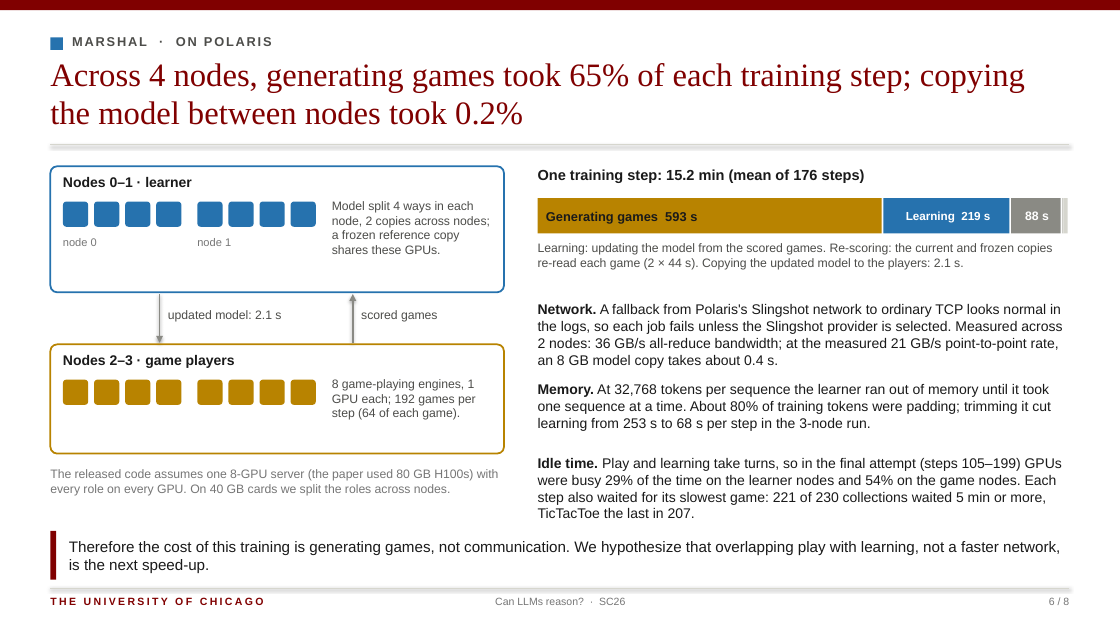
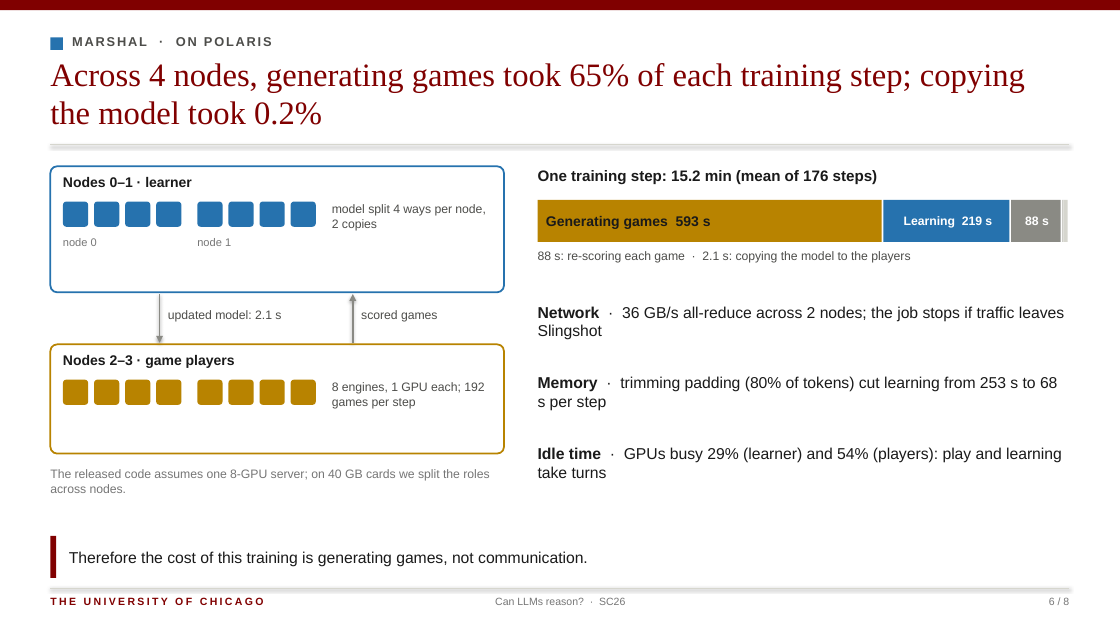
Before and after one commit to rmehta1987/decrypto, a slide deck: slide 6 of slides/can_llms_reason_sc26.pptx. Drawn at 1120x630 pixels with LibreOffice and Linux fonts; fonts in the diff are those of the drawing. Boxes give left, top, right and bottom in pixels: in the first picture for what was removed or moved away, otherwise in the second. Text is boxed around its words. In the diff, an @@ line names an element or a change of style, - is before the commit and + after.

```diff
--- a/slides/can_llms_reason_sc26.pptx
+++ b/slides/can_llms_reason_sc26.pptx
@@ text at (50, 63, 1025, 125): text changed @@
-Across 4 nodes, generating games took 65% of each training step; copying the model between nodes took 0.2%
+Across 4 nodes, generating games took 65% of each training step; copying the model took 0.2%
@@ text "One training step: 15.2 min ..." at (538, 170, 878, 184): size 12.5 to 13 pt @@
@@ text at (332, 204, 485, 231): text changed @@
-Model split 4 ways in each node, 2 copies across nodes; a frozen reference copy shares these GPUs.
+model split 4 ways per node, 2 copies
@@ rectangle: place and size @@
-rectangle at (538, 198, 882, 234)
+rectangle at (538, 200, 882, 242)
@@ text "Generating games 593 s" at (546, 216, 711, 229): size 11 to 12 pt @@
@@ rectangle: place and size @@
-rectangle at (884, 198, 1010, 234)
+rectangle at (884, 200, 1010, 242)
@@ text "Learning 219 s" at (904, 216, 992, 228): size 10 to 10.5 pt @@
@@ rectangle: place and size @@
-rectangle at (1012, 198, 1061, 234)
+rectangle at (1012, 200, 1061, 242)
@@ text "88 s": place and size @@
-text "88 s" at (1025, 211, 1049, 220)
+text "88 s" at (1025, 216, 1049, 225)
@@ rectangle: place and size @@
-rectangle at (1063, 198, 1064, 234)
+rectangle at (1063, 200, 1064, 242)
@@ rectangle: place and size @@
-rectangle at (1064, 198, 1068, 234)
+rectangle at (1064, 200, 1068, 242)
@@ text at (538, 251, 910, 263): text changed @@
-Learning: updating the model from the scored games. Re-scoring: the current and frozen copies re-read each game (2 × 44 s). Copying the updated model to the players: 2.1 s.
+88 s: re-scoring each game · 2.1 s: copying the model to the players
@@ text at (538, 306, 1064, 340): text changed; size 12 to 13.5 pt @@
-Network. A fallback from Polaris's Slingshot network to ordinary TCP looks normal in the logs, so each job fails unless the Slingshot provider is selected. Measured across 2 nodes: 36 GB/s all-reduce bandwidth; at the measured 21 GB/s point-to-point rate, an 8 GB model copy takes about 0.4 s.
+Network · 36 GB/s all-reduce across 2 nodes; the job stops if traffic leaves Slingshot
@@ text at (332, 382, 484, 409): text changed @@
-8 game-playing engines, 1 GPU each; 192 games per step (64 of each game).
+8 engines, 1 GPU each; 192 games per step
@@ text at (538, 376, 1057, 411): text changed; size 12 to 13.5 pt @@
-Memory. At 32,768 tokens per sequence the learner ran out of memory until it took one sequence at a time. About 80% of training tokens were padding; trimming it cut learning from 253 s to 68 s per step in the 3-node run.
+Memory · trimming padding (80% of tokens) cut learning from 253 s to 68 s per step
@@ text at (538, 447, 1062, 478): text changed; size 12 to 13.5 pt @@
-Idle time. Play and learning take turns, so in the final attempt (steps 105–199) GPUs were busy 29% of the time on the learner nodes and 54% on the game nodes. Each step also waited for its slowest game: 221 of 230 collections waited 5 min or more, TicTacToe the last in 207.
+Idle time · GPUs busy 29% (learner) and 54% (players): play and learning take turns
@@ text at (50, 469, 489, 493): text changed @@
-The released code assumes one 8-GPU server (the paper used 80 GB H100s) with every role on every GPU. On 40 GB cards we split the roles across nodes.
+The released code assumes one 8-GPU server; on 40 GB cards we split the roles across nodes.
@@ rectangle: place and size @@
-rectangle at (50, 531, 56, 580)
+rectangle at (50, 536, 56, 578)
@@ text at (69, 551, 588, 567): text changed; size 13 to 13.5 pt @@
-Therefore the cost of this training is generating games, not communication. We hypothesize that overlapping play with learning, not a faster network, is the next speed-up.
+Therefore the cost of this training is generating games, not communication.
```
Also in this commit, not shown: 7 other slides changed, 1 other file.
